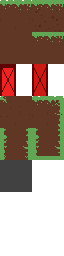
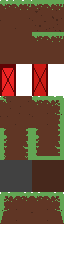
Before/after of a 64x256 layered artwork. What changed in the layer stack:
added layer "Corner" (1st of 3) above "Corner" over [0, 192, 32, 224]
added layer "Corner" (2nd of 3) above "Corner" over [32, 192, 64, 224]
added layer "Dark brown" above "Layer 1" over [32, 160, 64, 192]
